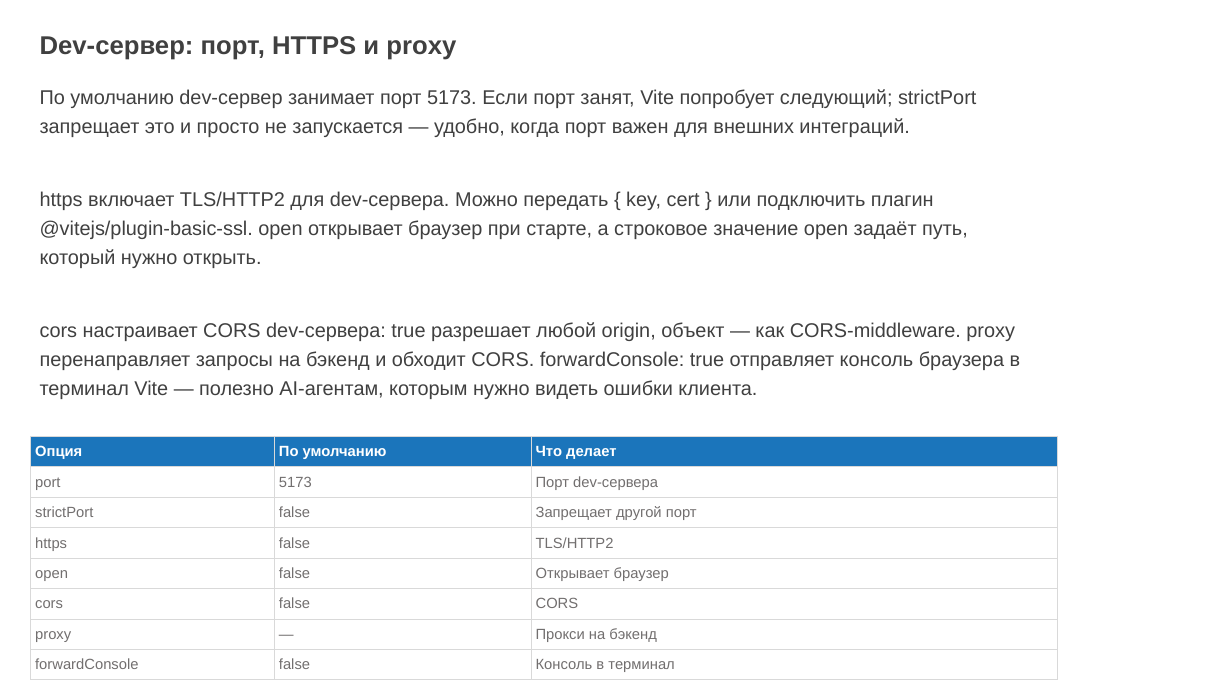
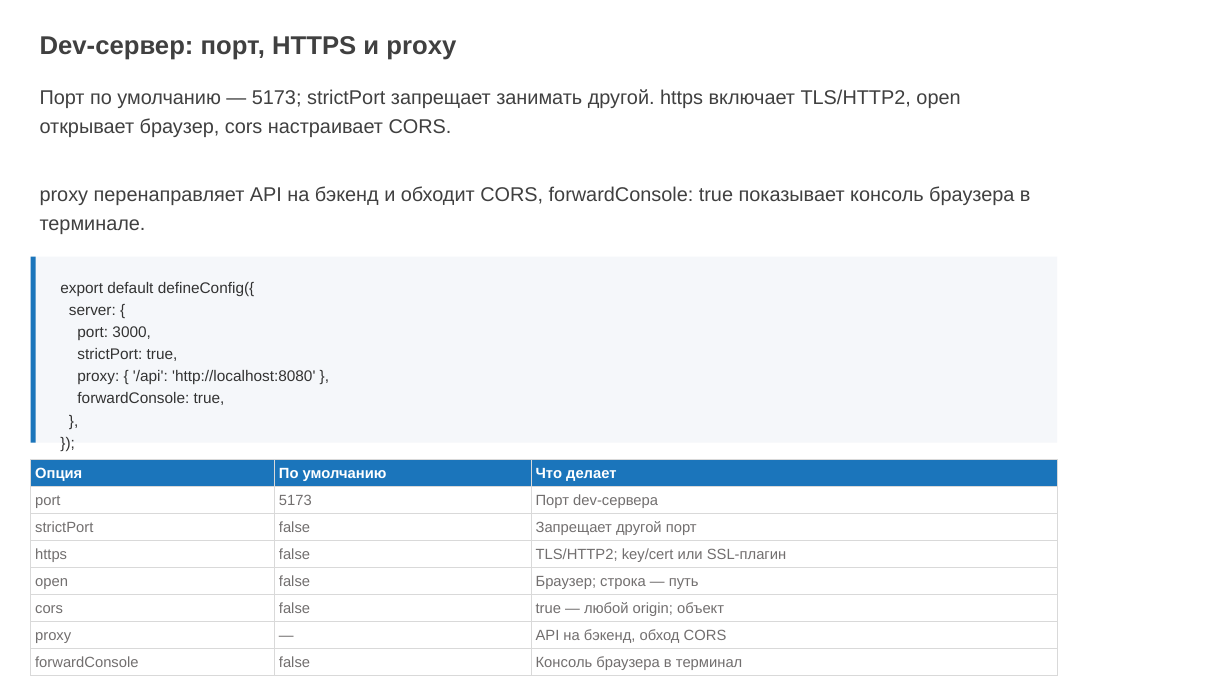
Before and after one commit to ErnandesDaniel/mephi-higher-engineering-school-lectures, a slide deck: slide 11 of lecture-1/modern-frontend-tooling.pptx. Drawn at 1232x693 pixels with LibreOffice and Linux fonts; fonts in the diff are those of the drawing; background and template pictures are left out. Boxes give left, top, right and bottom in pixels: in the first picture for what was removed or moved away, otherwise in the second. Text is boxed around its words. In the diff, an @@ line names an element or a change of style, - is before the commit and + after.

Commit message:
refactor: add config examples and expand Vite+/Oxc explanations

```diff
--- a/lecture-1/modern-frontend-tooling.pptx
+++ b/lecture-1/modern-frontend-tooling.pptx
@@ text at (40, 89, 1031, 234): text changed @@
-По умолчанию dev-сервер занимает порт 5173. Если порт занят, Vite попробует следующий; strictPort запрещает это и просто не запускается — удобно, когда порт важен для внешних интеграций.
-https включает TLS/HTTP2 для dev-сервера. Можно передать { key, cert } или подключить плагин @vitejs/plugin-basic-ssl. open открывает браузер при старте, а строковое значение open задаёт путь, который нужно открыть.
-cors настраивает CORS dev-сервера: true разрешает любой origin, объект — как CORS-middleware. proxy перенаправляет запросы на бэкенд и обходит CORS. forwardConsole: true отправляет консоль браузера в терминал Vite — полезно AI-агентам, которым нужно видеть ошибки клиента.
+Порт по умолчанию — 5173; strictPort запрещает занимать другой. https включает TLS/HTTP2, open открывает браузер, cors настраивает CORS.
+proxy перенаправляет API на бэкенд и обходит CORS, forwardConsole: true показывает консоль браузера в терминале.
@@ rectangle added at (30, 257, 1057, 443), fill #F5F7FA @@
@@ rectangle added at (30, 257, 36, 443), fill #1B75BB @@
@@ text added at (60, 282, 315, 405), 12 pt, text #333333 @@
+export default defineConfig({
+server: {
+port: 3000,
+strictPort: true,
+proxy: { '/api': 'http://localhost:8080' },
+forwardConsole: true,
+},
+});
@@ table at (30, 459, 1057, 674) @@
-row 4, column 3: TLS/HTTP2
+row 4, column 3: TLS/HTTP2; key/cert или SSL-плагин
-row 5, column 3: Открывает браузер
+row 5, column 3: Браузер; строка — путь
-row 6, column 3: CORS
+row 6, column 3: true — любой origin; объект
-row 7, column 3: Прокси на бэкенд
+row 7, column 3: API на бэкенд, обход CORS
-row 8, column 3: Консоль в терминал
+row 8, column 3: Консоль браузера в терминал
@@ table: place and size @@
-table at (30, 436, 1057, 676)
+table at (30, 459, 1057, 674)
```
Also in this commit, not shown: 8 other slides changed, 5 slides added, 3 slides removed, 1 other file.
